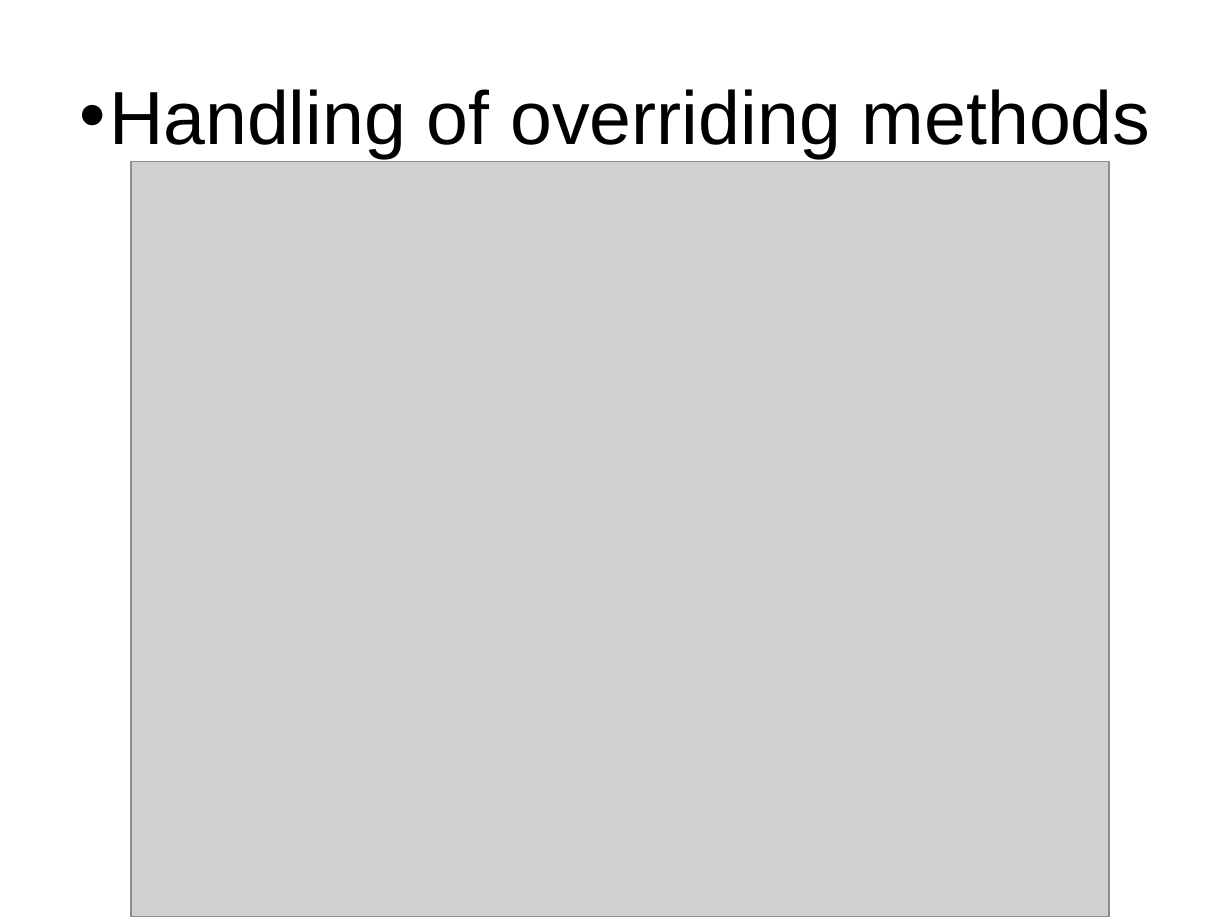
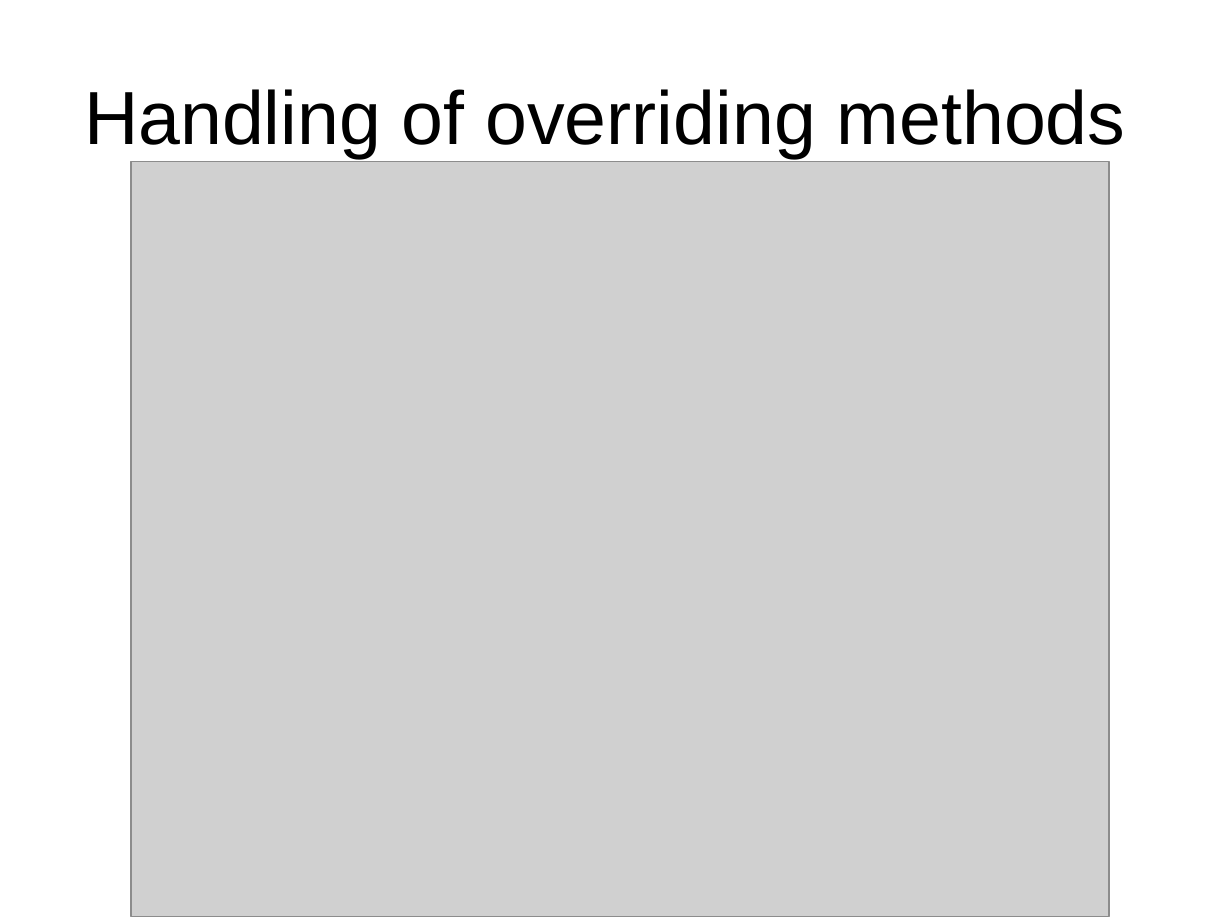
Before and after one commit to xiaohe27/Papers4Courses, a slide deck: slide 8 of CS527/Presentation/Non-Null-By-Default.ppt. Drawn at 1232x924 pixels with LibreOffice and Linux fonts; fonts in the diff are those of the drawing; grey boxes stand for pictures. Boxes give left, top, right and bottom in pixels: in the first picture for what was removed or moved away, otherwise in the second. Text is boxed around its words. In the diff, an @@ line names an element or a change of style, - is before the commit and + after.

```diff
--- a/CS527/Presentation/Non-Null-By-Default.ppt
+++ b/CS527/Presentation/Non-Null-By-Default.ppt
@@ title "Handling of overriding methods" at (84, 89, 1126, 158): bullet • to none @@
```
Also in this commit, not shown: 1 other slide changed.
